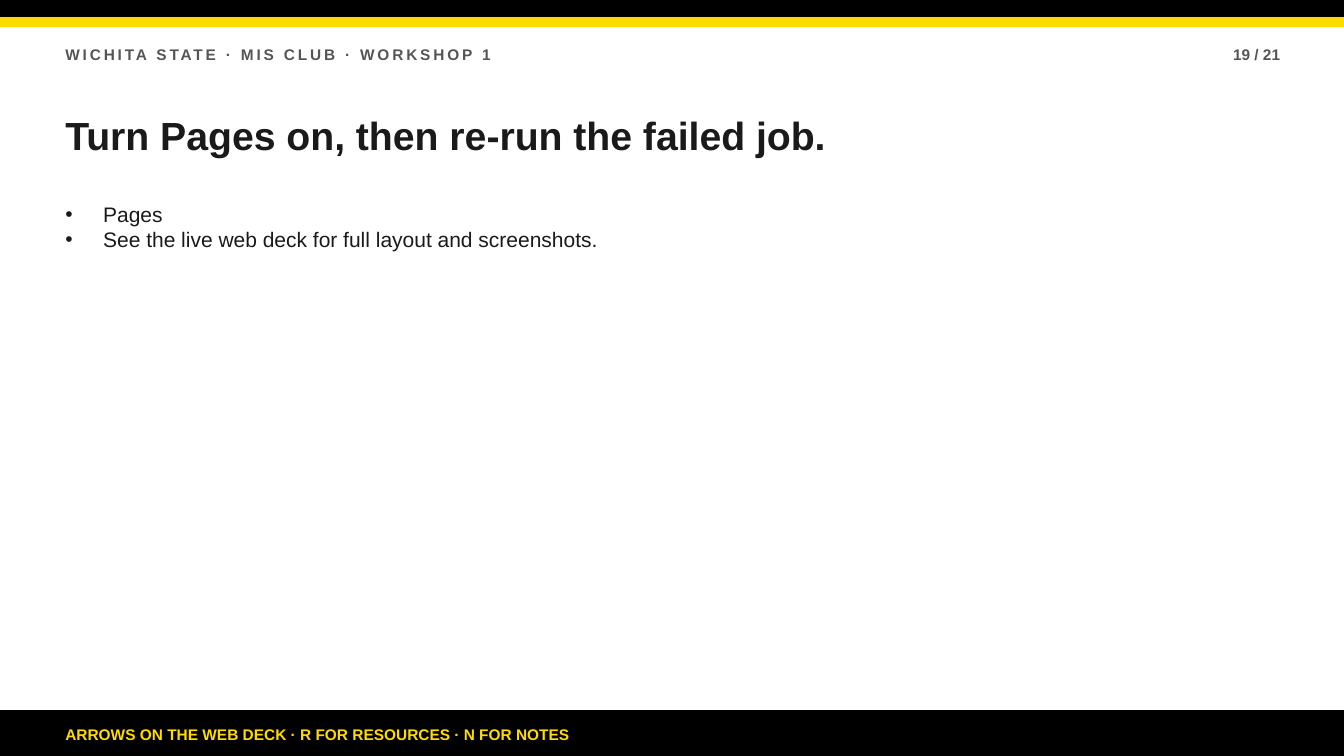
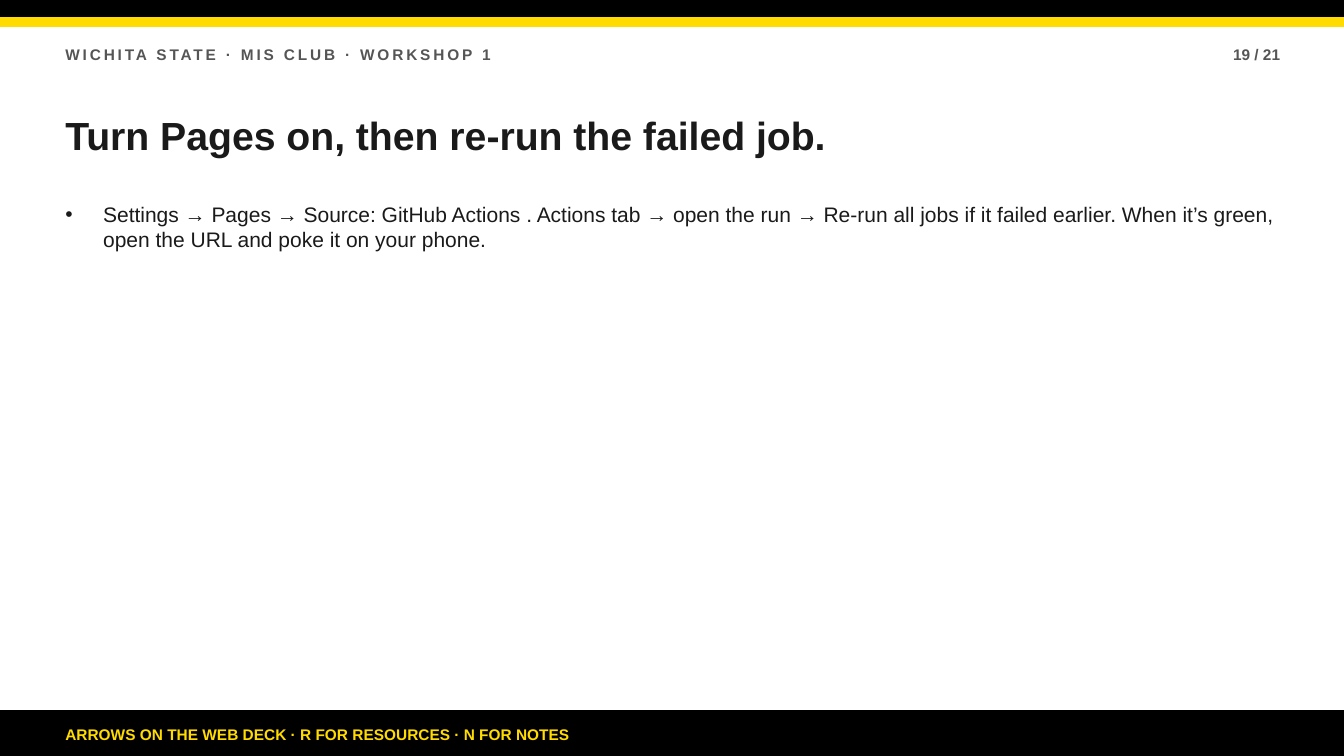
Before and after one commit to bsbcyber/workshop-site, a slide deck: slide 19 of downloads/workshop-1-presentation.pptx. Drawn at 1344x756 pixels with LibreOffice and Linux fonts; fonts in the diff are those of the drawing. Boxes give left, top, right and bottom in pixels: in the first picture for what was removed or moved away, otherwise in the second. Text is boxed around its words. In the diff, an @@ line names an element or a change of style, - is before the commit and + after.

```diff
--- a/downloads/workshop-1-presentation.pptx
+++ b/downloads/workshop-1-presentation.pptx
@@ text at (103,206,1273,252): text changed @@
-• Pages
-• See the live web deck for full layout and screenshots.
+• Settings → Pages → Source: GitHub Actions . Actions tab → open the run → Re-run all jobs if it failed earlier. When it’s green, open the URL and poke it on your phone.
```
Also in this commit, not shown: 18 other slides changed, 4 other files.
